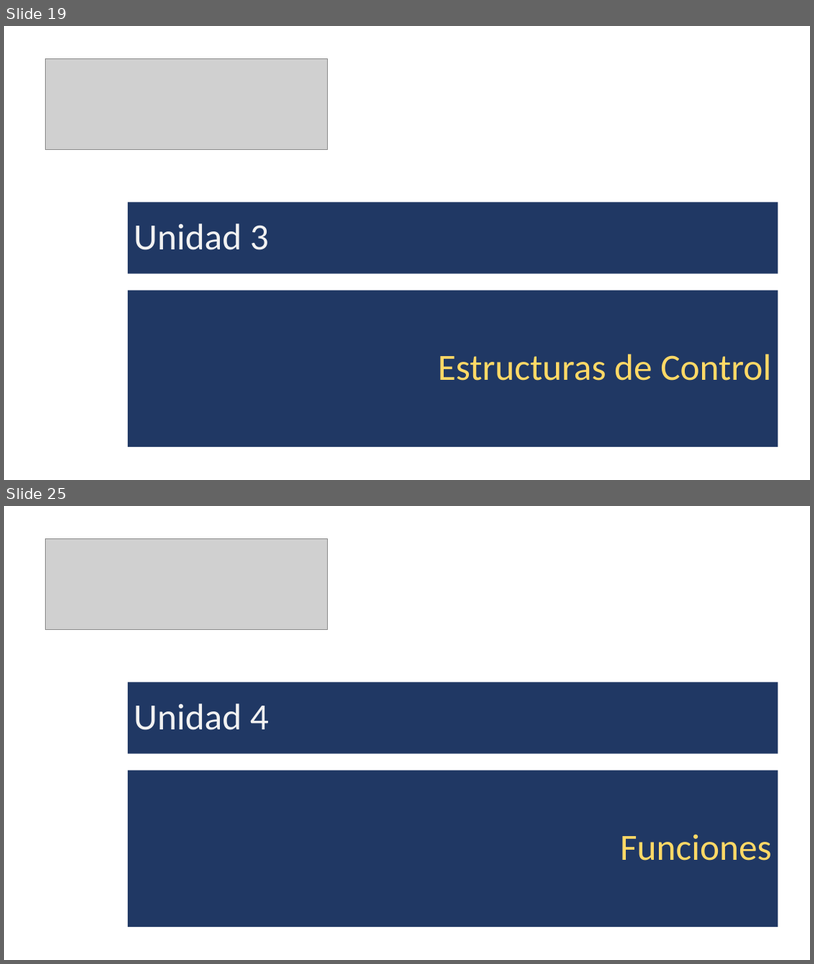
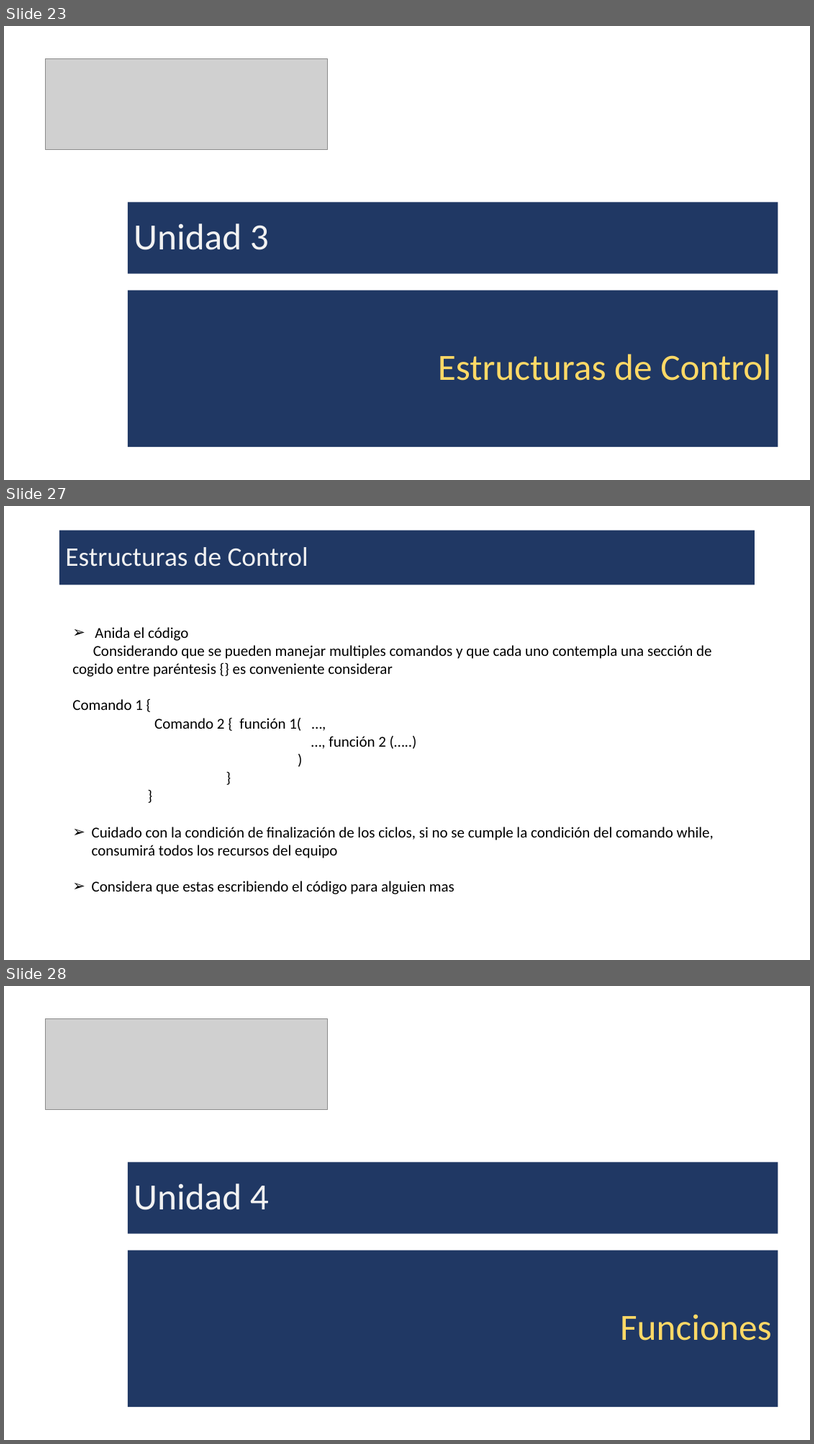
Before and after one commit to DeltaWiseC/PAct01, a slide deck: Presentacion.pptx. Shown one above the other, each under a label of ours: slides 19 and 25 before the commit, slides 23, 27 and 28 after it; the slides between them are not shown. The pictures are 814x964 and 814x1444 pixels, drawn with LibreOffice and Linux fonts; fonts in the diff are those of the drawing; grey boxes stand for pictures. Boxes give left, top, right and bottom in pixels: in the first picture for what was removed or moved away, otherwise in the second. Text is boxed around its words. In the diff, an @@ line names an element or a change of style, - is before the commit and + after.

```diff
--- a/Presentacion.pptx
+++ b/Presentacion.pptx
@@ slide 27 added at box(4, 506, 810, 960), background #FFFFFF @@
@@ rectangle added at box(59, 530, 756, 584), fill #203864, 32 pt, text #F2F2F2 @@
+Estructuras de Control
@@ text added at box(72, 627, 714, 894), 18 pt, text #000000 @@
+➢ Anida el código
+Considerando que se pueden manejar multiples comandos y que cada uno contempla una sección de cogido entre paréntesis {} es conveniente considerar
+Comando 1 {
+Comando 2 { función 1( …,
+…, función 2 (…..)
+)
+}
+}
+➢ Cuidado con la condición de finalización de los ciclos, si no se cumple la condición del comando while, consumirá todos los recursos del equipo
+➢ Considera que estas escribiendo el código para alguien mas
@@ what was slide 19 is now slide 23 @@
@@ what was slide 25 is now slide 28 @@
```
Also in this commit, not shown: 5 slides changed, 6 other slides added, 2 slides removed, 5 other files.
